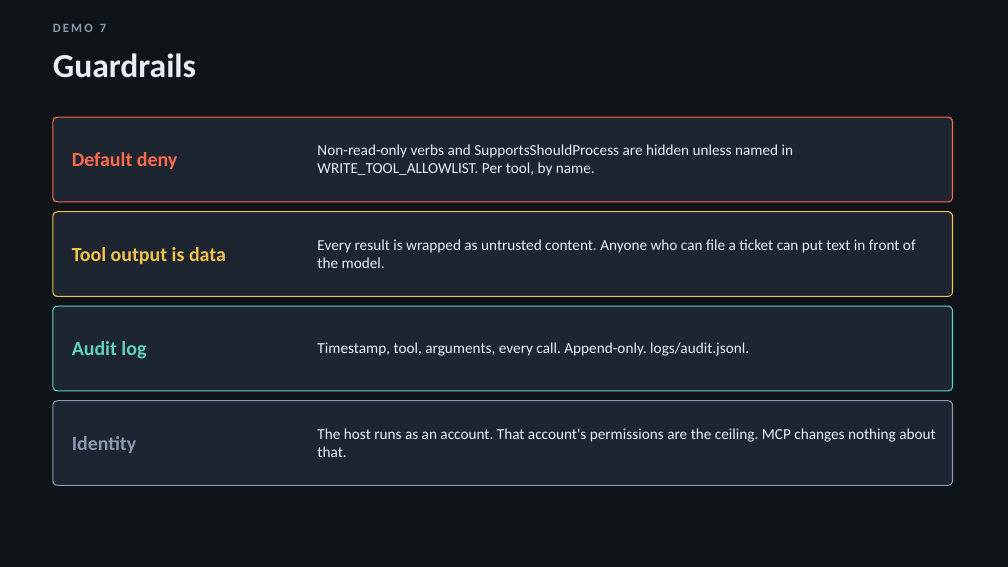
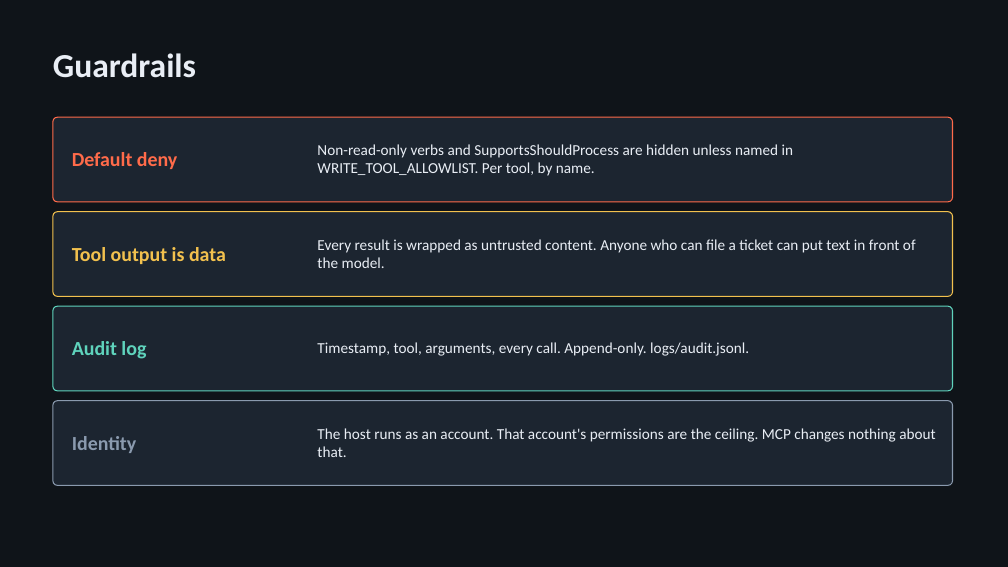
Before and after one commit to donnietaylor/cas2026, a slide deck: slide 18 of mcp-for-everything/slides/session1-mcp-for-everything.pptx (slide 19 before the commit). Drawn at 1008x567 pixels with LibreOffice and Linux fonts; fonts in the diff are those of the drawing. Boxes give left, top, right and bottom in pixels: in the first picture for what was removed or moved away, otherwise in the second. Text is boxed around its words. In the diff, an @@ line names an element or a change of style, - is before the commit and + after.

```diff
--- a/mcp-for-everything/slides/session1-mcp-for-everything.pptx
+++ b/mcp-for-everything/slides/session1-mcp-for-everything.pptx
@@ text removed at [53,24,106,32] @@
-DEMO 7
```
Also in this commit, not shown: 1 slide removed, 5 other files.
